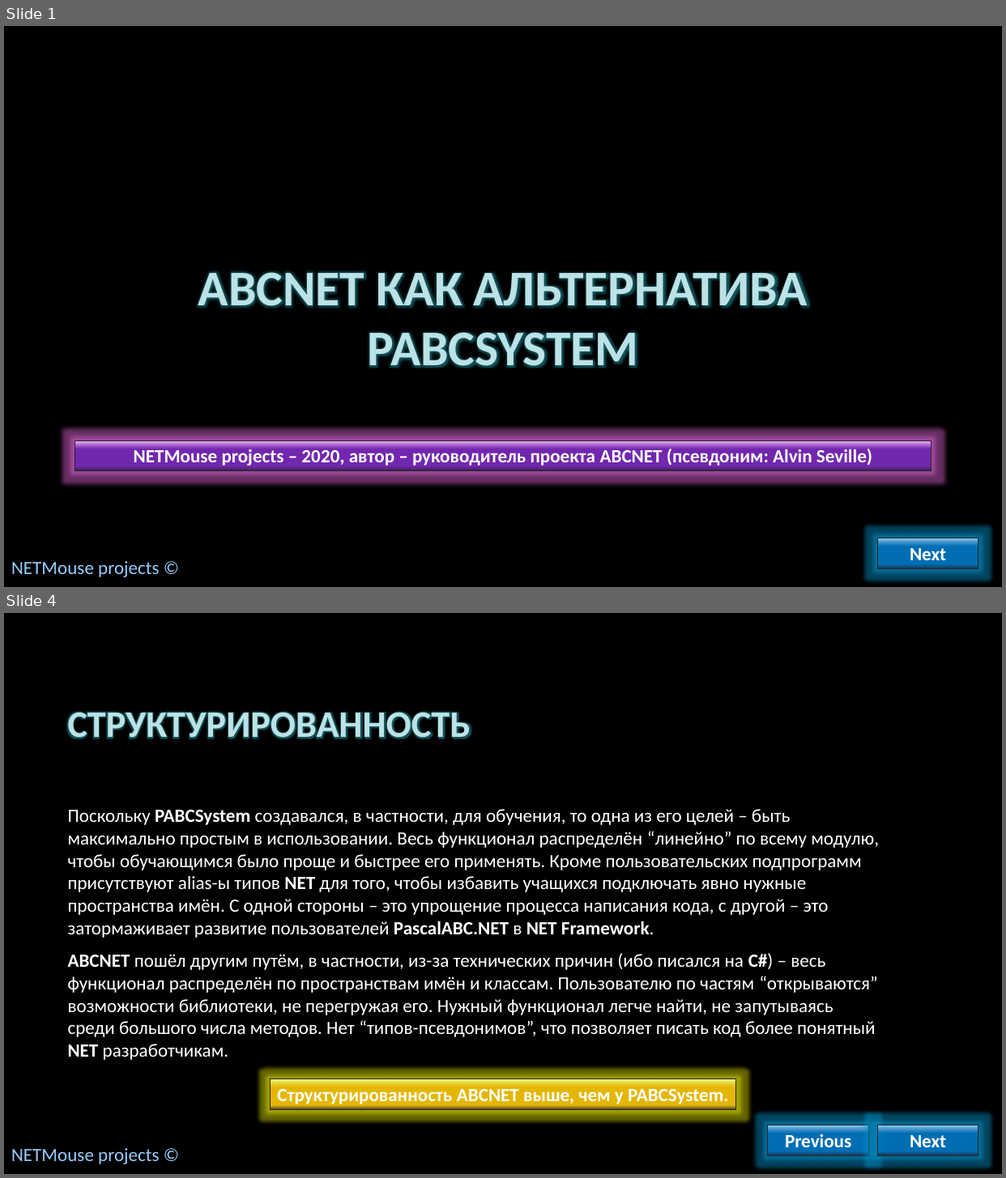
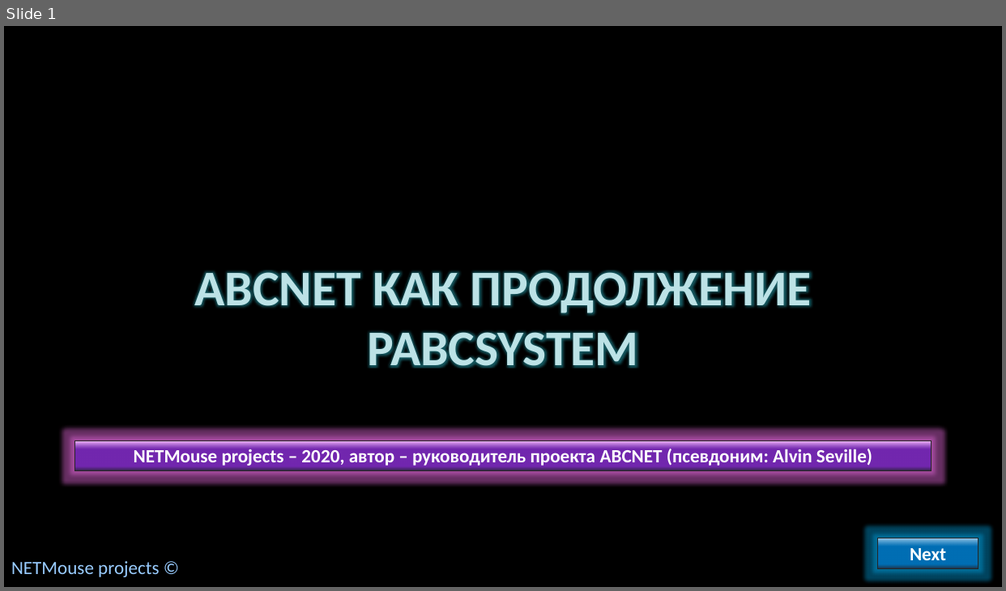
Before and after one commit to AlvinSeville7cf-NET-projects/ABCNET, a slide deck: NETMouse - .NET release/Presentations/ABCNET как альтернатива PABCSystem.pptx. Shown one above the other, each under a label of ours: slides 1 and 4 before the commit, slide 1 after it; the slides between them are not shown. The pictures are 1006x1178 and 1006x591 pixels, drawn with LibreOffice and Linux fonts; fonts in the diff are those of the drawing; background and template pictures are left out. Boxes give left, top, right and bottom in pixels: in the first picture for what was removed or moved away, otherwise in the second. Text is boxed around its words. In the diff, an @@ line names an element or a change of style, - is before the commit and + after.

```diff
--- a/NETMouse - .NET release/Presentations/ABCNET как альтернатива PABCSystem.pptx
+++ b/NETMouse - .NET release/Presentations/ABCNET как альтернатива PABCSystem.pptx
@@ slide 4 removed at [4,613,1002,1174], background picture (left out) @@
@@ title removed at [68,712,471,739] @@
-СТРУКТУРИРОВАННОСТЬ
@@ text removed at [68,809,879,1060] @@
-Поскольку PABCSystem создавался, в частности, для обучения, то одна из его целей – быть максимально простым в использовании. Весь функционал распределён “линейно” по всему модулю, чтобы обучающимся было проще и быстрее его применять. Кроме пользовательских подпрограмм присутствуют alias-ы типов NET для того, чтобы избавить учащихся подключать явно нужные пространства имён. С одной стороны – это упрощение процесса написания кода, с другой – это затормаживает развитие пользователей PascalABC.NET в NET Framework.
-ABCNET пошёл другим путём, в частности, из-за технических причин (ибо писался на C#) – весь функционал распределён по пространствам имён и классам. Пользователю по частям “открываются” возможности библиотеки, не перегружая его. Нужный функционал легче найти, не запутываясь среди большого числа методов. Нет “типов-псевдонимов”, что позволяет писать код более понятный NET разработчикам.
@@ rectangle removed at [270,1080,736,1110] @@
-Структурированность ABCNET выше, чем у PABCSystem.
@@ rectangle removed at [769,1126,869,1156] @@
-Previous
@@ rectangle removed at [878,1126,978,1156] @@
-Next
@@ text removed at [11,1148,159,1165] @@
-NETMouse projects ©
@@ slide 1 changed as well @@
@@ title at [195,271,812,367]: text changed @@
-ABCNET КАК АЛЬТЕРНАТИВА PABCSYSTEM
+ABCNET КАК ПРОДОЛЖЕНИЕ PABCSYSTEM
```
Also in this commit, not shown: 4 other slides changed, 5 slides added, 5 other slides removed.
